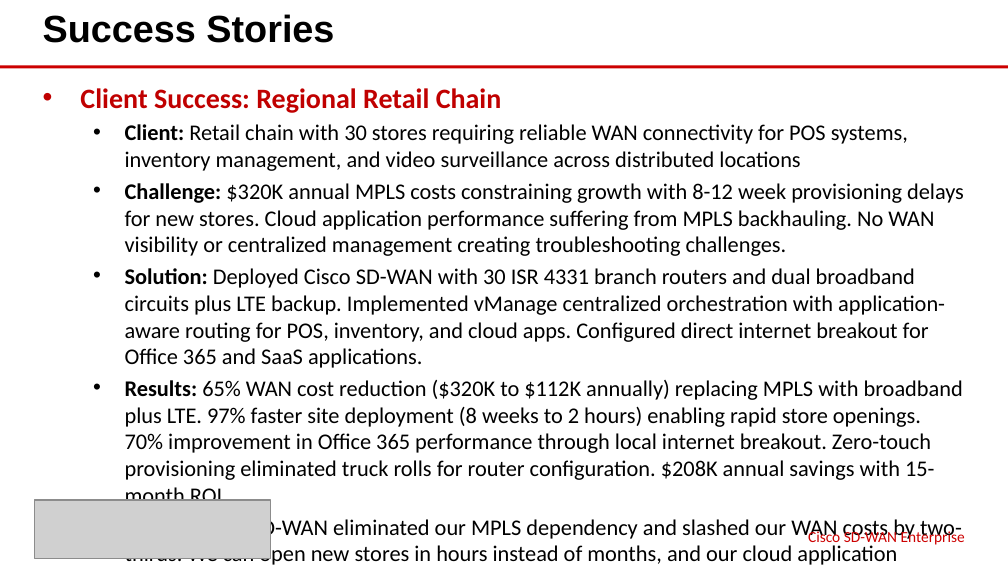
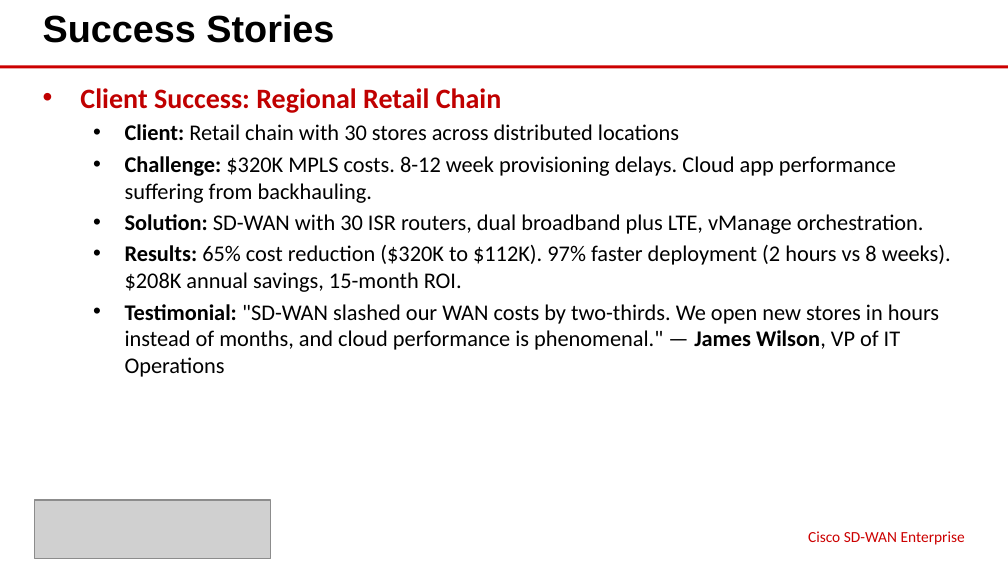
Before and after one commit to eoframework/solutions, a slide deck: slide 7 of solutions/cisco/network/sd-wan-enterprise/presales/solution-briefing.pptx. Drawn at 1008x567 pixels with LibreOffice and Linux fonts; fonts in the diff are those of the drawing; grey boxes stand for pictures. Boxes give left, top, right and bottom in pixels: in the first picture for what was removed or moved away, otherwise in the second. Text is boxed around its words. In the diff, an @@ line names an element or a change of style, - is before the commit and + after.

```diff
--- a/solutions/cisco/network/sd-wan-enterprise/presales/solution-briefing.pptx
+++ b/solutions/cisco/network/sd-wan-enterprise/presales/solution-briefing.pptx
@@ text at [125, 124, 951, 377]: text changed @@
-  • Client: Retail chain with 30 stores requiring reliable WAN connectivity for POS systems, inventory management, and video surveillance across distributed locations
-  • Challenge: $320K annual MPLS costs constraining growth with 8-12 week provisioning delays for new stores. Cloud application performance suffering from MPLS backhauling. No WAN visibility or centralized management creating troubleshooting challenges.
-  • Solution: Deployed Cisco SD-WAN with 30 ISR 4331 branch routers and dual broadband circuits plus LTE backup. Implemented vManage centralized orchestration with application-aware routing for POS, inventory, and cloud apps. Configured direct internet breakout for Office 365 and SaaS applications.
-  • Results: 65% WAN cost reduction ($320K to $112K annually) replacing MPLS with broadband plus LTE. 97% faster site deployment (8 weeks to 2 hours) enabling rapid store openings. 70% improvement in Office 365 performance through local internet breakout. Zero-touch provisioning eliminated truck rolls for router configuration. $208K annual savings with 15-month ROI.
-  • Testimonial: "SD-WAN eliminated our MPLS dependency and slashed our WAN costs by two-thirds. We can open new stores in hours instead of months, and our cloud application performance is phenomenal. The centralized vManage dashboard transformed our WAN operations." — James Wilson, VP of IT Operations
+  • Client: Retail chain with 30 stores across distributed locations
+  • Challenge: $320K MPLS costs. 8-12 week provisioning delays. Cloud app performance suffering from backhauling.
+  • Solution: SD-WAN with 30 ISR routers, dual broadband plus LTE, vManage orchestration.
+  • Results: 65% cost reduction ($320K to $112K). 97% faster deployment (2 hours vs 8 weeks). $208K annual savings, 15-month ROI.
+  • Testimonial: "SD-WAN slashed our WAN costs by two-thirds. We open new stores in hours instead of months, and cloud performance is phenomenal." — James Wilson, VP of IT Operations
```
Also in this commit, not shown: 1 other slide changed, 29 other files.
